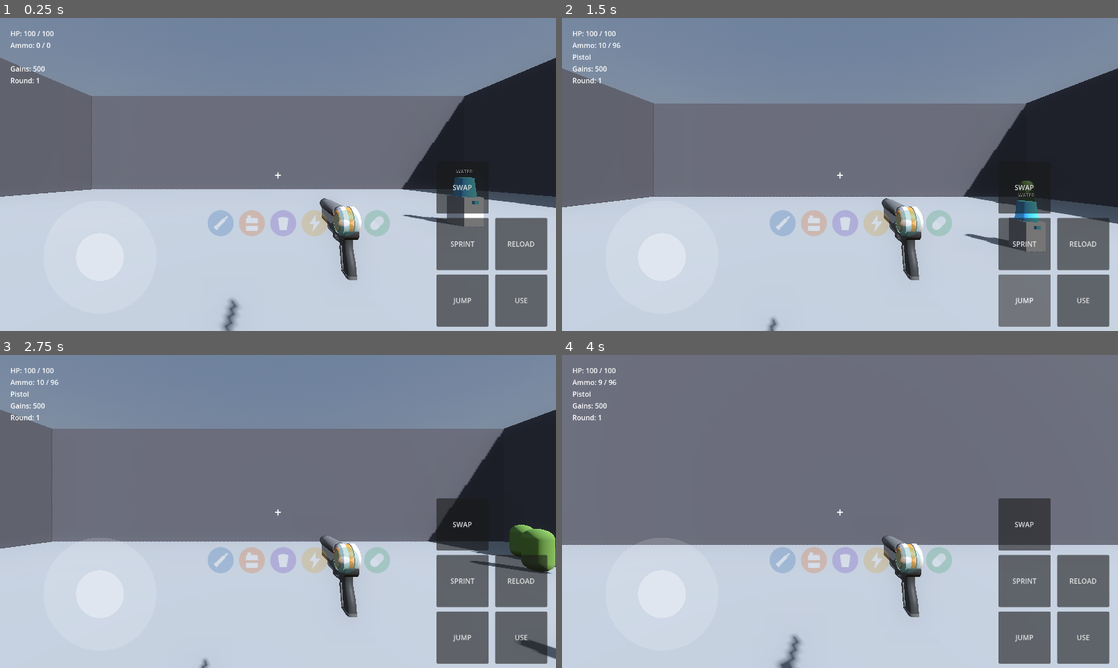
Above: before the commit, frames 1-4 (two rows, left to right).
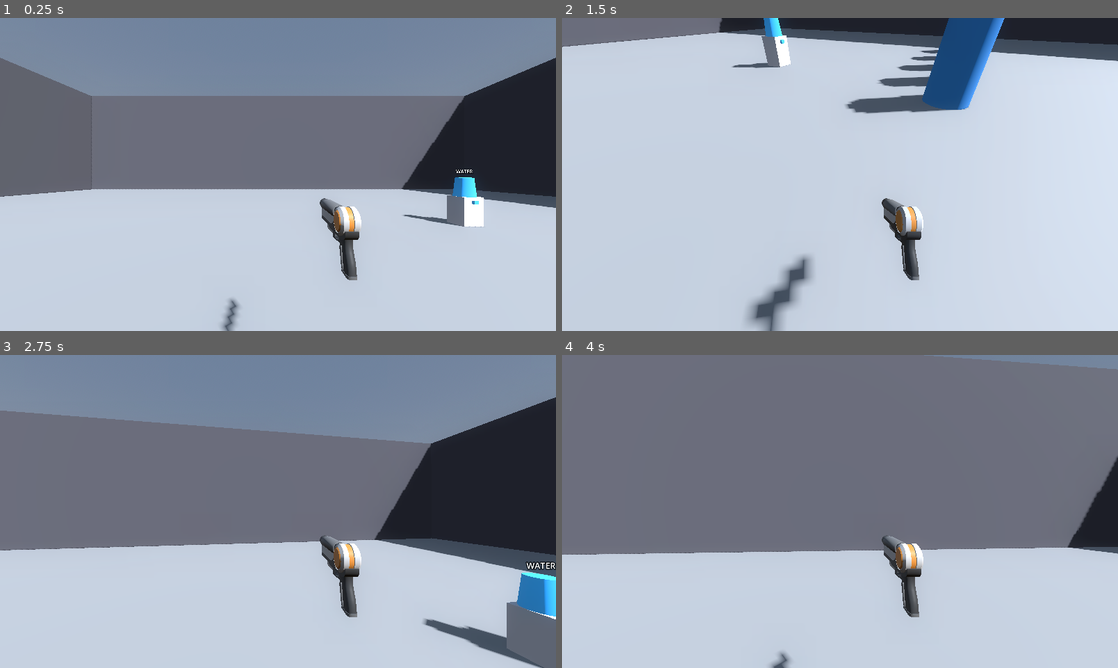
Above: after the commit, the same moments.

Repository: nateomach1-debug/jacked-undead
Game: Godot game, scene res://scenes/main/main.tscn
Same seed, same stepped clock (60 frames per second), same inputs: the game is played once before the commit and once after it.
Inputs (mouse positions are in pixels of both pictures, inside the frame that each line leads up to):
- Up to frame 1 (0.25 s): no input
- Up to frame 2 (1.5 s): click (1084, 299) at 0.5 s, where only the run before the commit has a clickable "USE"; click (1023, 299) at 1.25 s, where only the run before the commit has a clickable "JUMP"
- Up to frame 3 (2.75 s): move the mouse to (305, 511) at 2.02 s; hold W (move_forward) from 2.03 s (still down); tap F (interact) at 2.1 s; tap Space (jump) at 2.27 s
- Up to frame 4 (4 s): keep holding W (move_forward); move the mouse to (812, 511) at 2.77 s; click (812, 511) at 2.85 s; tap Space (jump) at 3.02 s; move the mouse to (851, 505) at 3.52 s; hold Ctrl (sprint) from 3.53 s (still down)

The runs differ from the first frame. In frame 1, 9.9% of the frame differs, in the area x 1-99%, y 4-99%; in frame 2, 69%, in the area x 0-100%, y 0-100%; in frame 3, 17%; in frame 4, 15%.

Commit message:
Update shotgun.tres

Diff:
--- a/resources/weapons/shotgun.tres
+++ b/resources/weapons/shotgun.tres
@@ -1,7 +1,9 @@
-[gd_resource type="Resource" script_class="WeaponData" load_steps=2 format=3]
+[gd_resource type="Resource" script_class="WeaponData" load_steps=3 format=3]
 
 [ext_resource type="Script" path="res://scripts/weapons/weapon_data.gd" id="1"]
+[ext_resource type="AudioStream" path="res://resources/audio/weapons/impactPlate_medium_002.ogg" id="2"]
 
+[resource]
 [resource]
 script = ExtResource("1")
 weapon_name = "Shotgun"
@@ -11,3 +13,4 @@
 max_reserve_ammo = 48
 range = 20.0
 is_pr_upgraded = false
+fire_sound = ExtResource("2")
